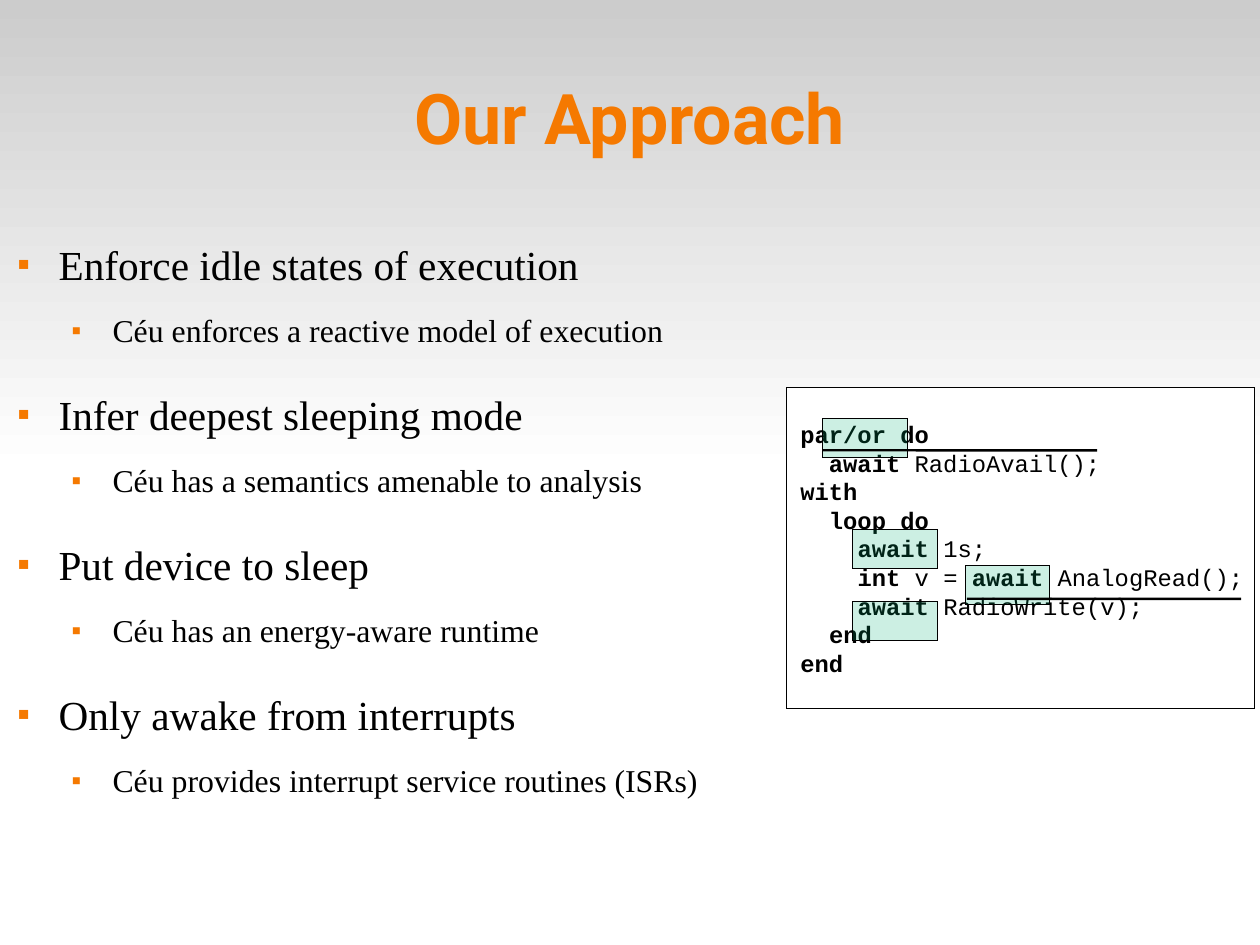
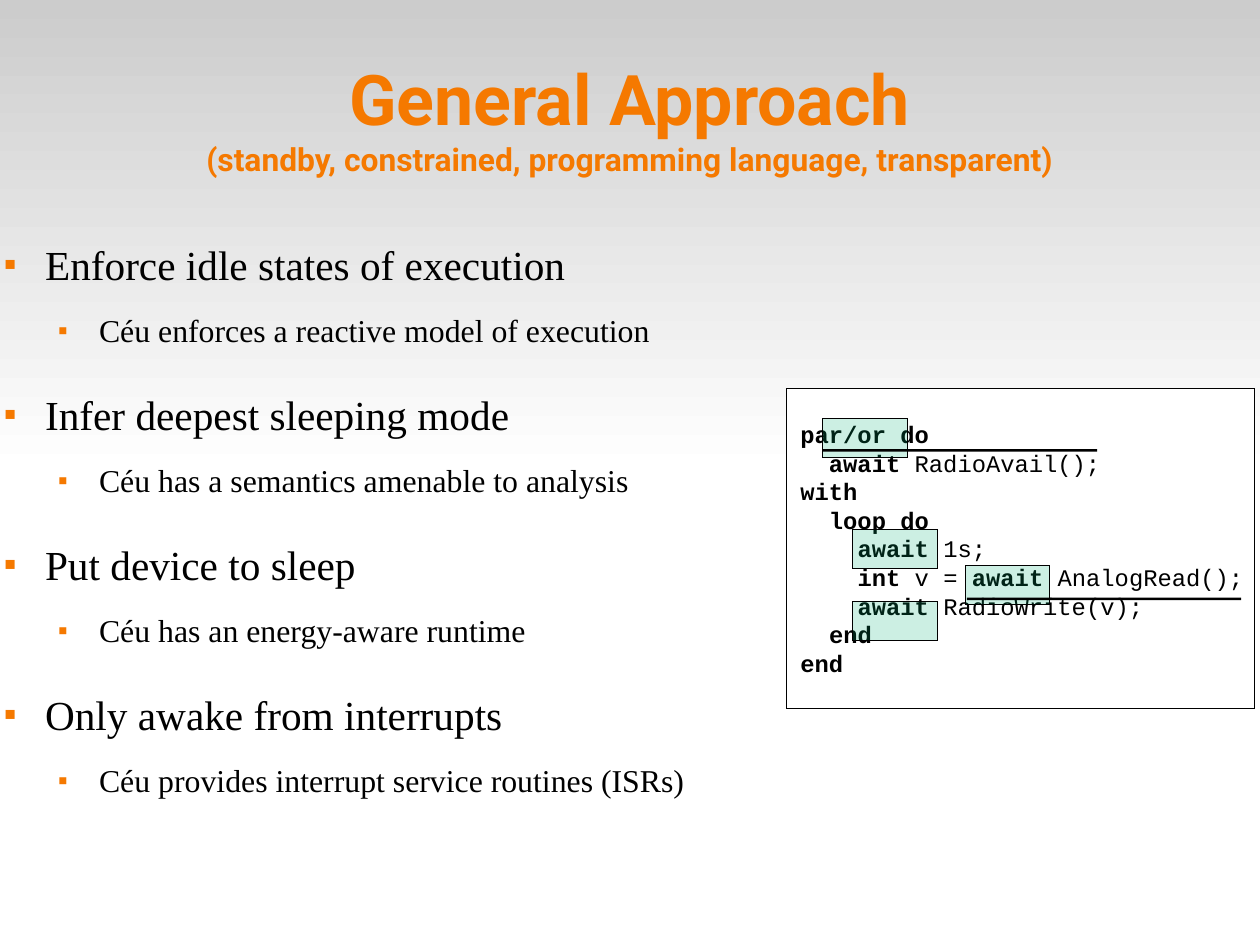
Before and after one commit to fsantanna-uerj/serrapilheira, a slide deck: slide 19 of Apresentacao/ceu-serra-laas.odp. Drawn at 1260x945 pixels with LibreOffice and Linux fonts; fonts in the diff are those of the drawing. Boxes give left, top, right and bottom in pixels: in the first picture for what was removed or moved away, otherwise in the second. Text is boxed around its words. In the diff, an @@ line names an element or a change of style, - is before the commit and + after.

```diff
--- a/Apresentacao/ceu-serra-laas.odp
+++ b/Apresentacao/ceu-serra-laas.odp
@@ title at box(206, 72, 1052, 178): text changed; size 44 to 20 pt @@
-Our Approach
+General Approach
+(standby, constrained, programming language, transparent)
@@ text "Enforce idle states of execution": place and size @@
-text "Enforce idle states of execution" at box(59, 251, 698, 798)
+text "Enforce idle states of execution" at box(45, 251, 684, 798)
```
Also in this commit, not shown: 10 other slides changed, 1 other file.
